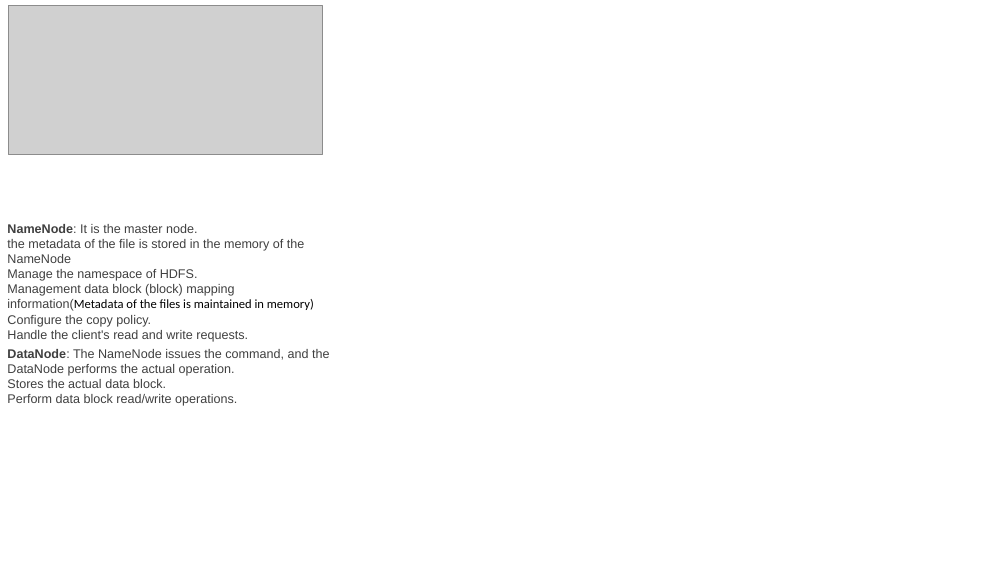
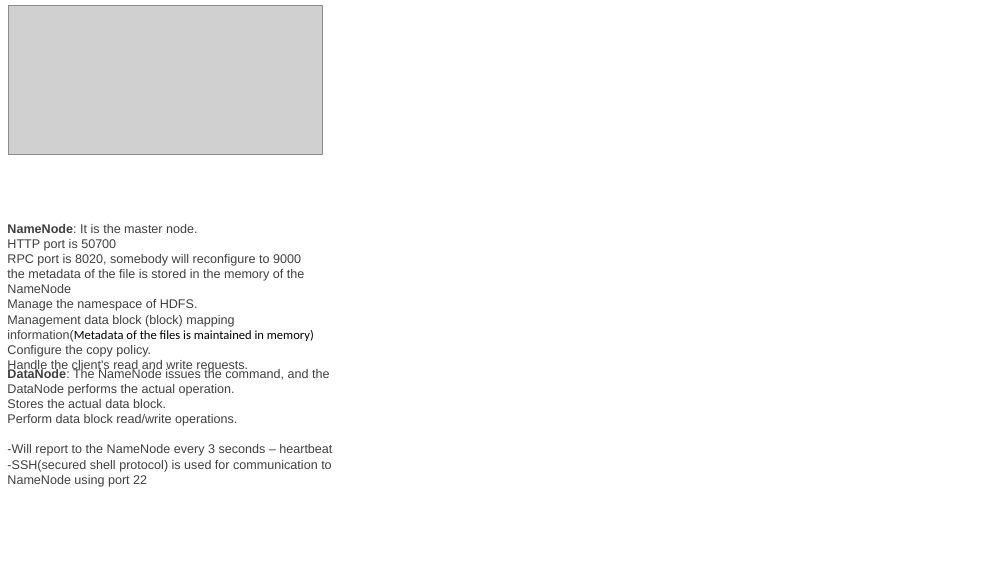
Before and after one commit to samRddhimat/onlinefiles, a slide deck: slide 6 of Spark Memory Tips.pptx (slide 4 before the commit). Drawn at 1008x567 pixels with LibreOffice and Linux fonts; fonts in the diff are those of the drawing; grey boxes stand for pictures. Boxes give left, top, right and bottom in pixels: in the first picture for what was removed or moved away, otherwise in the second. Text is boxed around its words. In the diff, an @@ line names an element or a change of style, - is before the commit and + after.

Commit message:
ppt updated

```diff
--- a/Spark Memory Tips.pptx
+++ b/Spark Memory Tips.pptx
@@ text at bbox=[7, 224, 304, 293]: text changed @@
-NameNode: It is the master node.
-the metadata of the file is stored in the memory of the NameNode
+NameNode: It is the master node.
+HTTP port is 50700
+RPC port is 8020, somebody will reconfigure to 9000
+the metadata of the file is stored in the memory of the NameNode
@@ text "DataNode: The NameNode issues the ...": place and size @@
-text "DataNode: The NameNode issues the ..." at bbox=[7, 349, 329, 406]
+text "DataNode: The NameNode issues the ..." at bbox=[7, 368, 332, 487]
@@ text at bbox=[7, 444, 332, 487]: paragraph added @@
+-Will report to the NameNode every 3 seconds – heartbeat
+-SSH(secured shell protocol) is used for communication to NameNode using port 22
```
Also in this commit, not shown: 1 other slide changed, 3 slides added.
